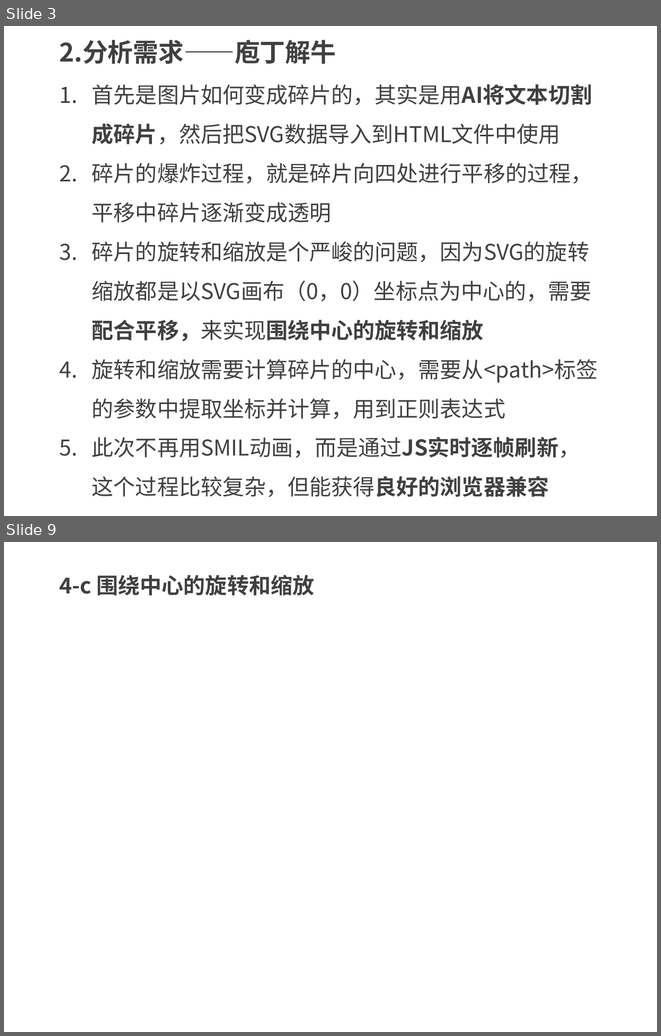
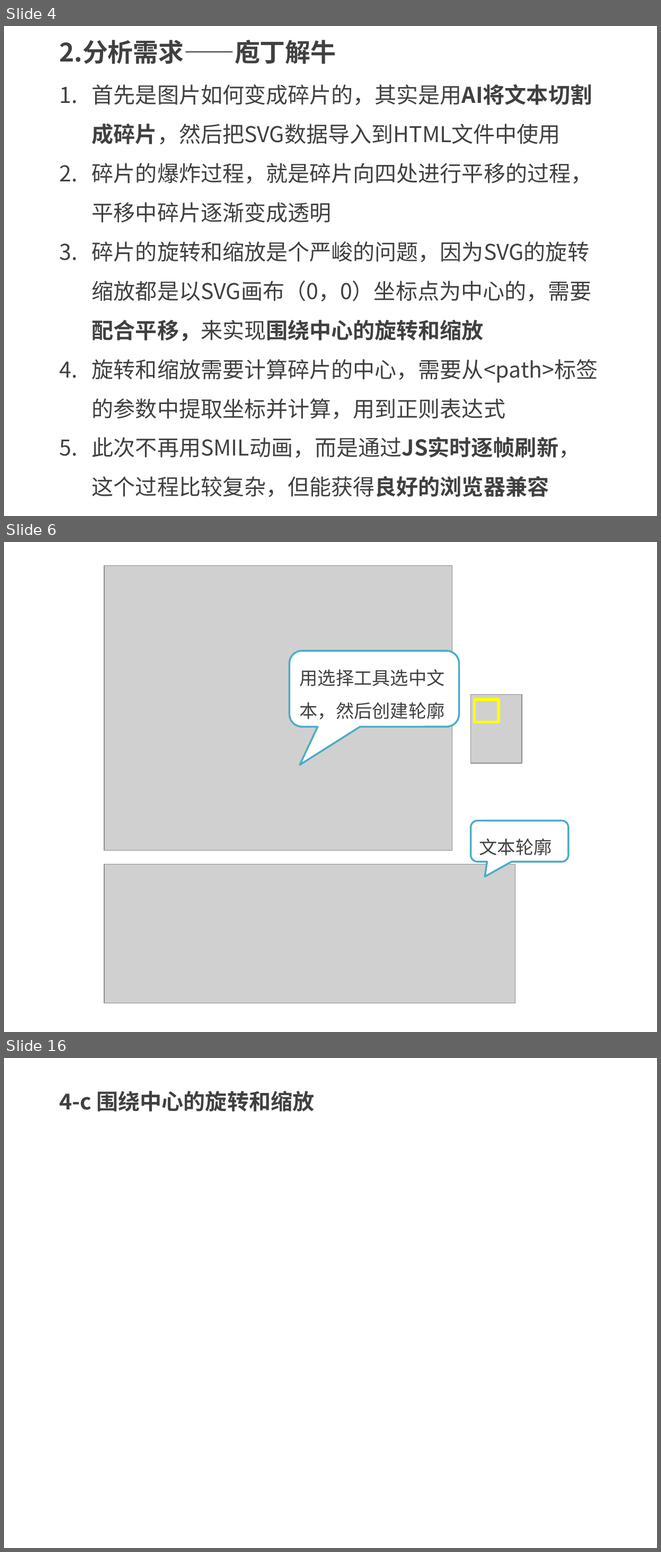
Before and after one commit to kong66/webAni, a slide deck: 20-svg-explode/20.pptx. Shown one above the other, each under a label of ours: slides 3 and 9 before the commit, slides 4, 6 and 16 after it; the slides between them are not shown. The pictures are 661x1036 and 661x1552 pixels, drawn with LibreOffice and Linux fonts; fonts in the diff are those of the drawing; grey boxes stand for pictures. Boxes give left, top, right and bottom in pixels: in the first picture for what was removed or moved away, otherwise in the second. Text is boxed around its words. In the diff, an @@ line names an element or a change of style, - is before the commit and + after.

```diff
--- a/20-svg-explode/20.pptx
+++ b/20-svg-explode/20.pptx
@@ slide 6 added at (4,542,657,1032), background #FFFFFF @@
@@ picture added at (105,565,452,850) @@
@@ rounded speech box added at (289,651,459,726), fill #FFFFFF, outline #4BACC6 2 pt, 20 pt, text #404040 @@
+用选择工具选中文本，然后创建轮廓
@@ picture added at (471,694,522,762) @@
@@ rectangle added at (474,699,498,722), outline #FFFF00 3 pt @@
@@ rounded speech box added at (471,820,569,861), fill #FFFFFF, outline #4BACC6 2 pt, 20 pt, text #404040 @@
+文本轮廓
@@ picture added at (105,864,515,1003) @@
@@ what was slide 3 is now slide 4 @@
@@ what was slide 9 is now slide 16 @@
```
Also in this commit, not shown: 6 slides changed, 8 other slides added, 1 slide removed, 6 other files.
